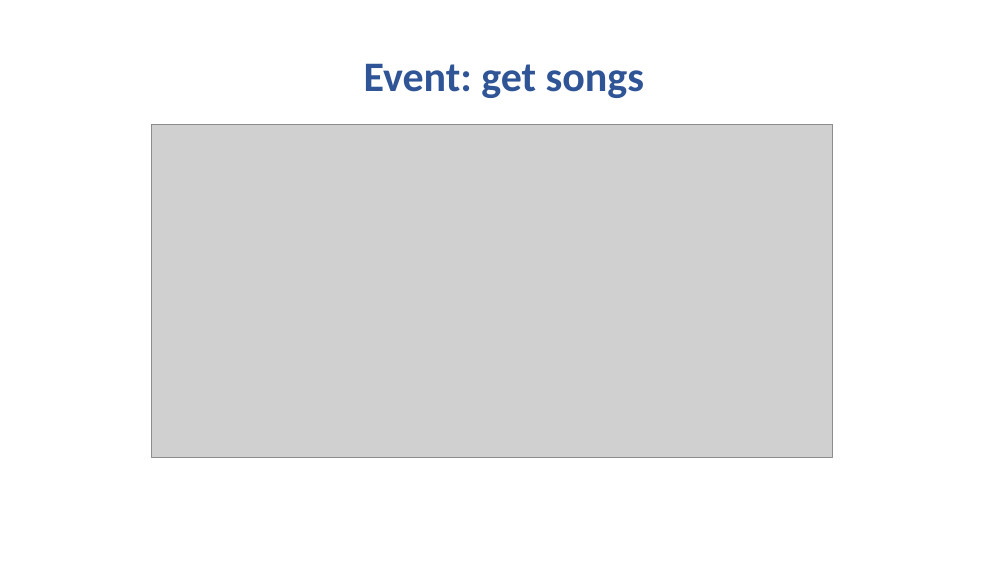
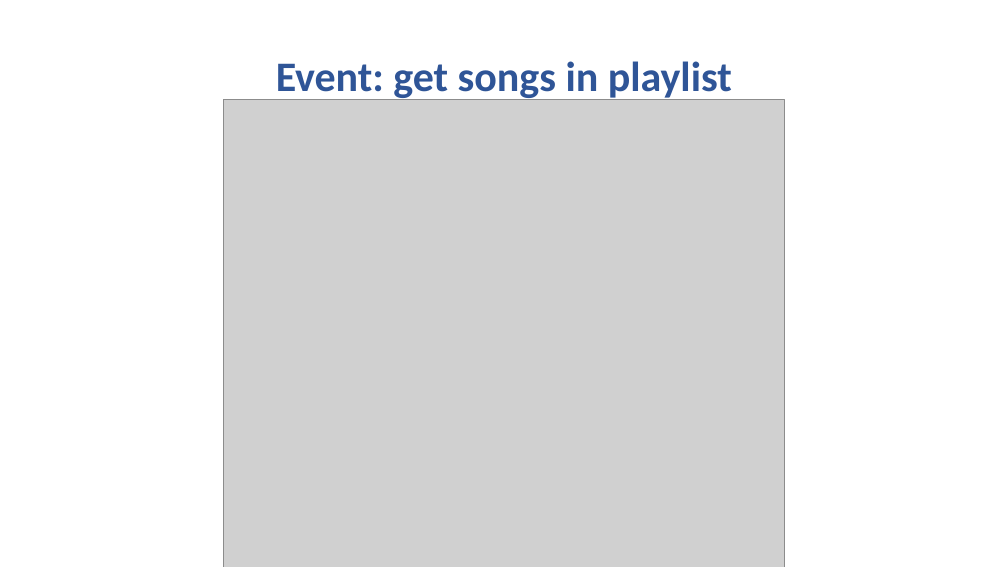
Before and after one commit to matteoNunz/ProgettoTIW_2, a slide deck: slide 16 of PlayList musicale - presentation.pptx. Drawn at 1008x567 pixels with LibreOffice and Linux fonts; fonts in the diff are those of the drawing; grey boxes stand for pictures. Boxes give left, top, right and bottom in pixels: in the first picture for what was removed or moved away, otherwise in the second. Text is boxed around its words. In the diff, an @@ line names an element or a change of style, - is before the commit and + after.

```diff
--- a/PlayList musicale - presentation.pptx
+++ b/PlayList musicale - presentation.pptx
@@ title at (276, 61, 732, 101): text changed @@
-Event: get songs
+Event: get songs in playlist
@@ picture: place and size @@
-picture at (152, 124, 833, 457)
+picture at (223, 100, 785, 567)
```
Also in this commit, not shown: 12 other slides changed, 8 slides added, 4 slides removed.
